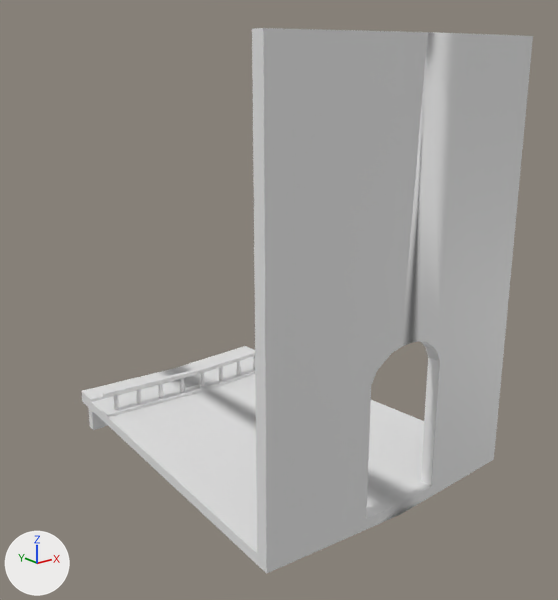
Before and after pictures for a commit that changed the FBX model Assets/models/fbx/template_floor_room.fbx.
The view is the same before and after, from a camera (50 mm lens) standing at (-6.94, -11.91, 5.67) and looking at (0.14, -3.06, 2.13). Lighting does not change. The marker at lower left points along +X, +Y and +Z.

Objects in the first picture: 'template_floor_room'.
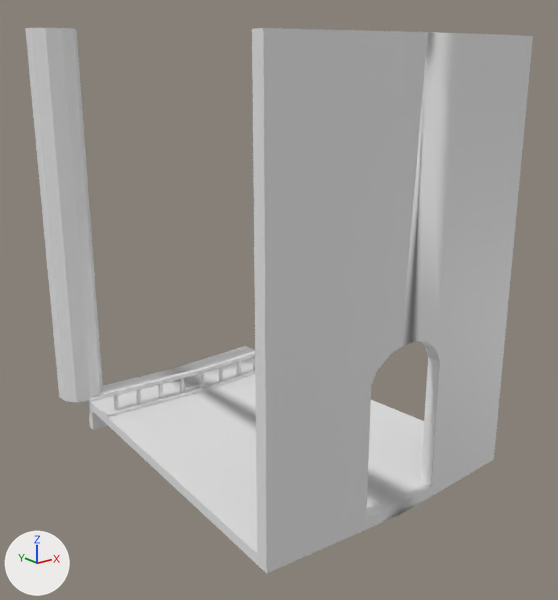
Scene script edits in JSON lines:
```json
{"block": "me_template_floor_room_mesh", "where": "me_template_floor_room_mesh.from_pydata(...)  # 745 vertices, 743 faces; spans x -2.19..2.19, y -5.86..0.12, z -0.53..5.94"}
{"block": "me_template_floor_room_mesh", "where": "# used by ob_template_floor_room; location = (0.0, 0.0, 0.0)"}
{"block": "me_template_floor_room_mesh", "change": "me_template_floor_room_mesh part 1: a new loose piece, a 10-sided cylinder along z spanning x -2.16..-1.44, y -0.26..0.5, z 0.0..6.1"}
```

What differs and where, as boxes [x1, y1, x2, y2] in the pictures (558 x 600 px):
```json
{"object": "template_floor_room", "change": "reshaped", "before": [81, 28, 533, 573], "after": [25, 28, 533, 573], "on screen": "12% wider"}
{"part": 1, "of": "me_template_floor_room_mesh", "change": "added", "after": [25, 28, 103, 402]}
```
